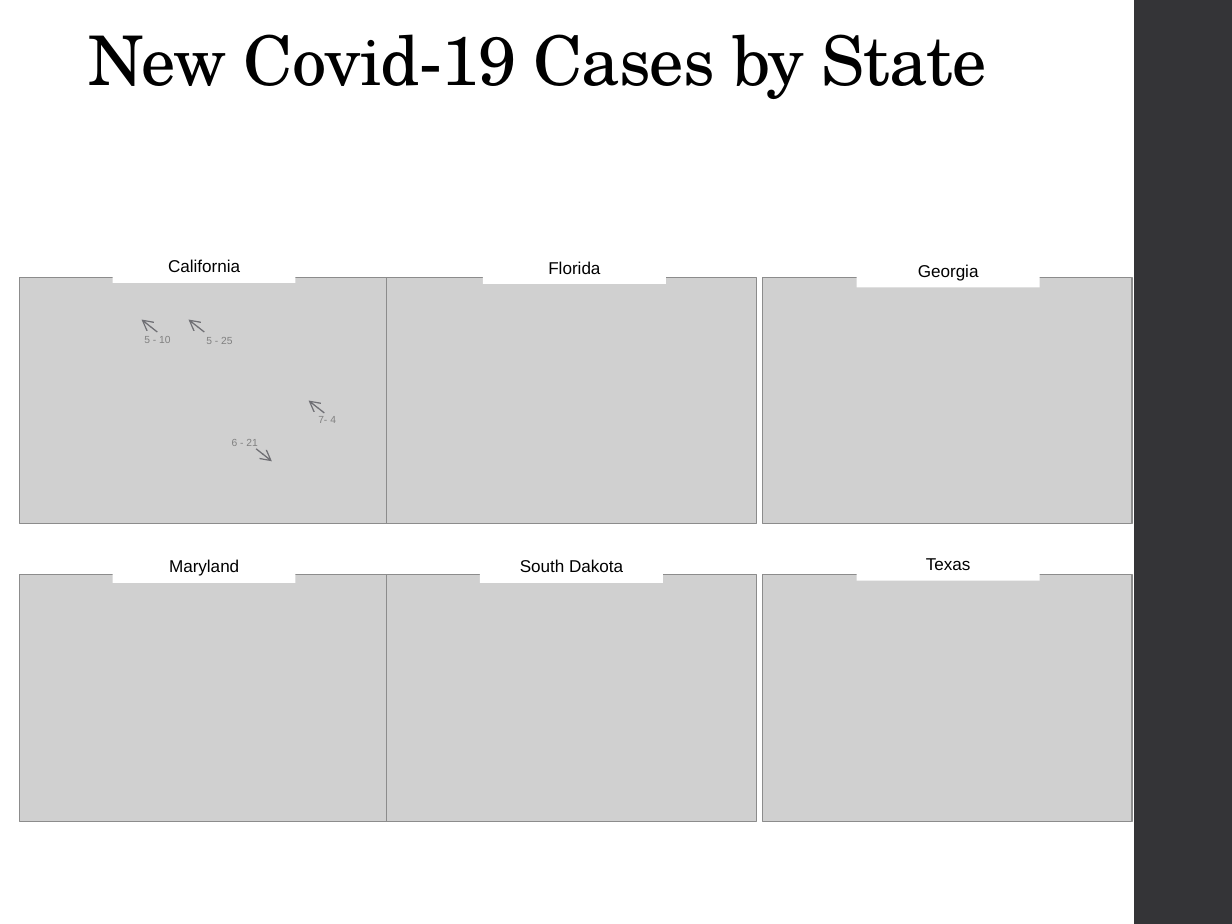
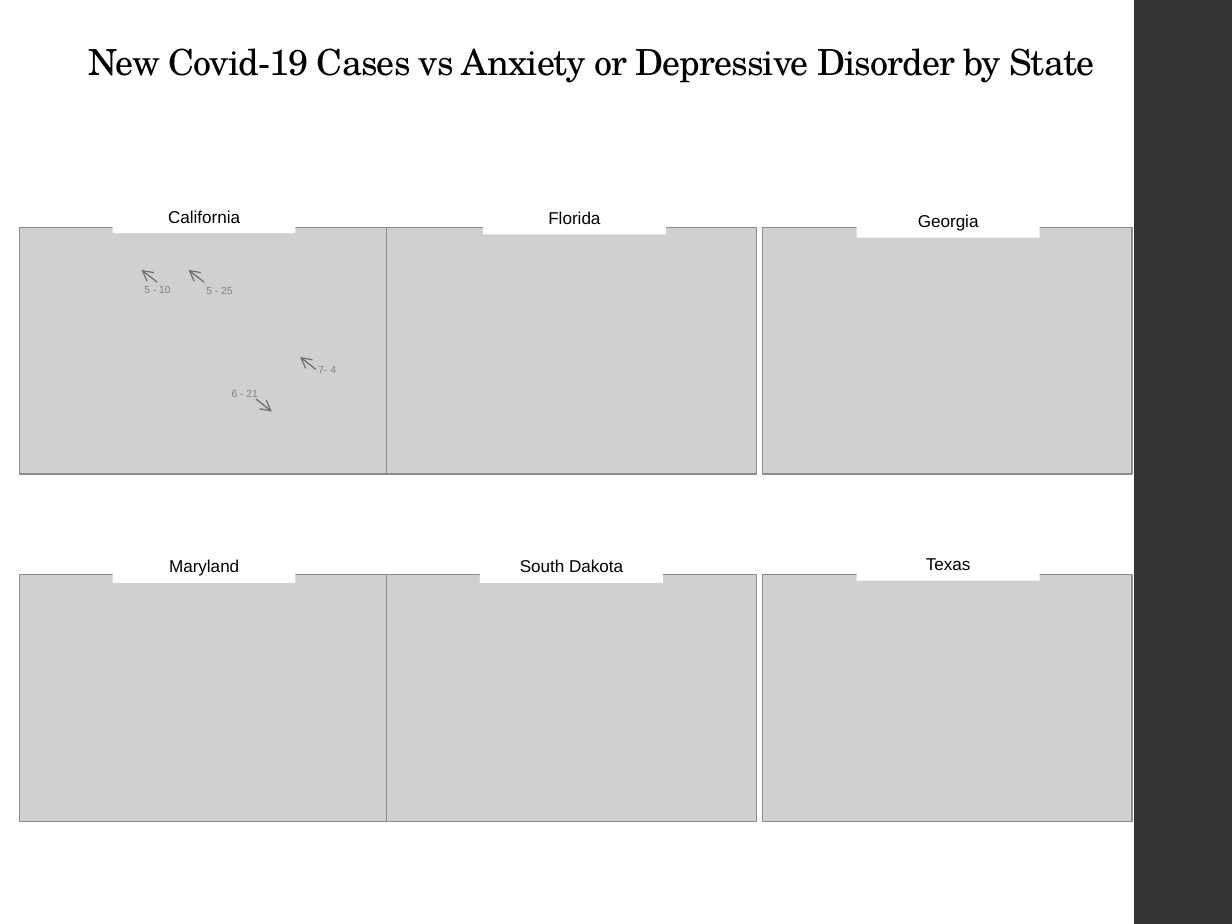
Before and after one commit to GPSHUB/COVID_HEALTH_PROJECT, a slide deck: slide 10 of Project_1_Presentation_Updated_08-25-2020_v3.pptx. Drawn at 1232x924 pixels with LibreOffice and Linux fonts; fonts in the diff are those of the drawing; grey boxes stand for pictures. Boxes give left, top, right and bottom in pixels: in the first picture for what was removed or moved away, otherwise in the second. Text is boxed around its words. In the diff, an @@ line names an element or a change of style, - is before the commit and + after.

```diff
--- a/Project_1_Presentation_Updated_08-25-2020_v3.pptx
+++ b/Project_1_Presentation_Updated_08-25-2020_v3.pptx
@@ text at (89,48,1094,83): text changed; size 40 to 21 pt @@
-New Covid-19 Cases by State
+New Covid-19 Cases vs Anxiety or Depressive Disorder by State
@@ 4 texts, 3 pictures, 3 rectangles, 3 arrows: place and size @@
-4 texts, 3 pictures, 3 rectangles, 3 arrows at (20,250,1132,524)
+4 texts, 3 pictures, 3 rectangles, 3 arrows at (20,200,1132,474)
@@ arrow moved from (324, 413) - (308, 400) to (315, 370) - (301, 357) @@
```
Also in this commit, not shown: 3 other slides changed, 1 slide removed, 1 other file.
